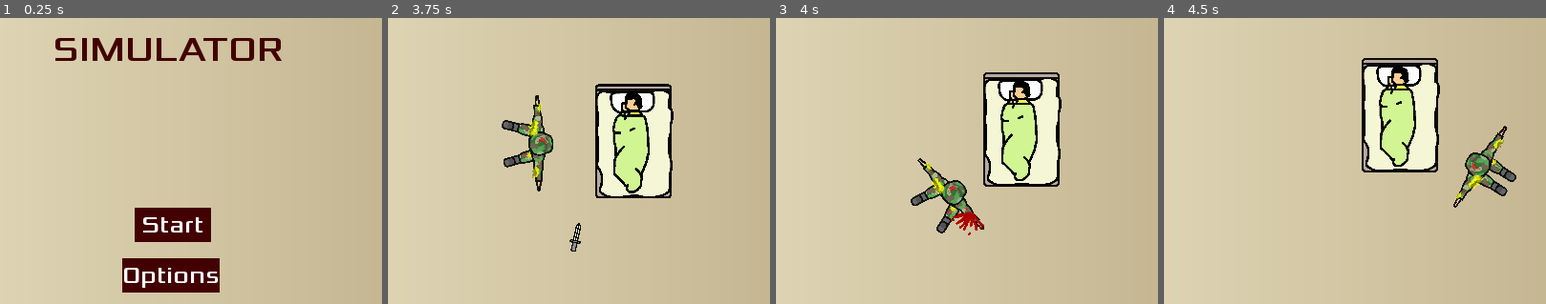
Above: before the commit, frames 1-4 (left to right).
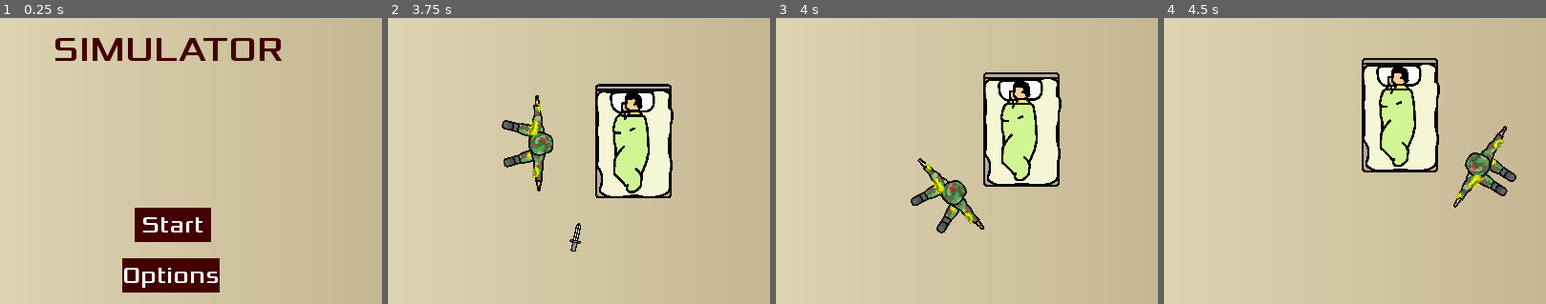
Above: after the commit, the same moments.

Repository: honoriocassiano/the-silent-protector-simulator
Game: Godot game, scene res://Main.tscn
Two runs of this game, one before a commit and one after it. Both use one fixed random seed, a clock stepped at 60 frames per second and the inputs below.
Inputs (mouse positions are % of the whole screen's width and height, from its top left):
- Up to frame 1 (0.25 s): no input
- Up to frame 2 (3.75 s): click "Start" at 0.5 s; move the mouse to (72, 45) at 1.27 s; hold Right (move_right) 1.28-2.03 s; move the mouse to (30, 55) at 2.02 s; hold Down (move_down) 2.03-2.78 s; move the mouse to (60, 28) at 2.77 s; hold Right (move_right) 2.78-3.53 s; move the mouse to (45, 70) at 3.52 s; hold Up (move_up) from 3.53 s (still down)
- Up to frame 3 (4 s): keep holding Up (move_up)
- Up to frame 4 (4.5 s): move the mouse to (80, 65) at 4.27 s; release Up (move_up) at 4.28 s; hold Left (move_left) from 4.28 s (still down)
The pictures show only the part of the screen within x 27-77%, y 33-83%; the shares and areas given below are measured in that part.

Frames 1-2 are identical in both runs. In frame 3, 0.3% of the frame differs, in the area x 45-55%, y 67-76%; in frame 4, nothing differs.

Commit message:
Decrease blood spill animation time

Diff:
--- a/Weapon.tscn
+++ b/Weapon.tscn
@@ -21,7 +21,7 @@
 "frames": [ ExtResource( 7 ), ExtResource( 7 ) ],
 "loop": false,
 "name": "blood-spill",
-"speed": 5.0
+"speed": 15.0
 } ]
 
 [node name="RigidBody2D" type="RigidBody2D" groups=[
